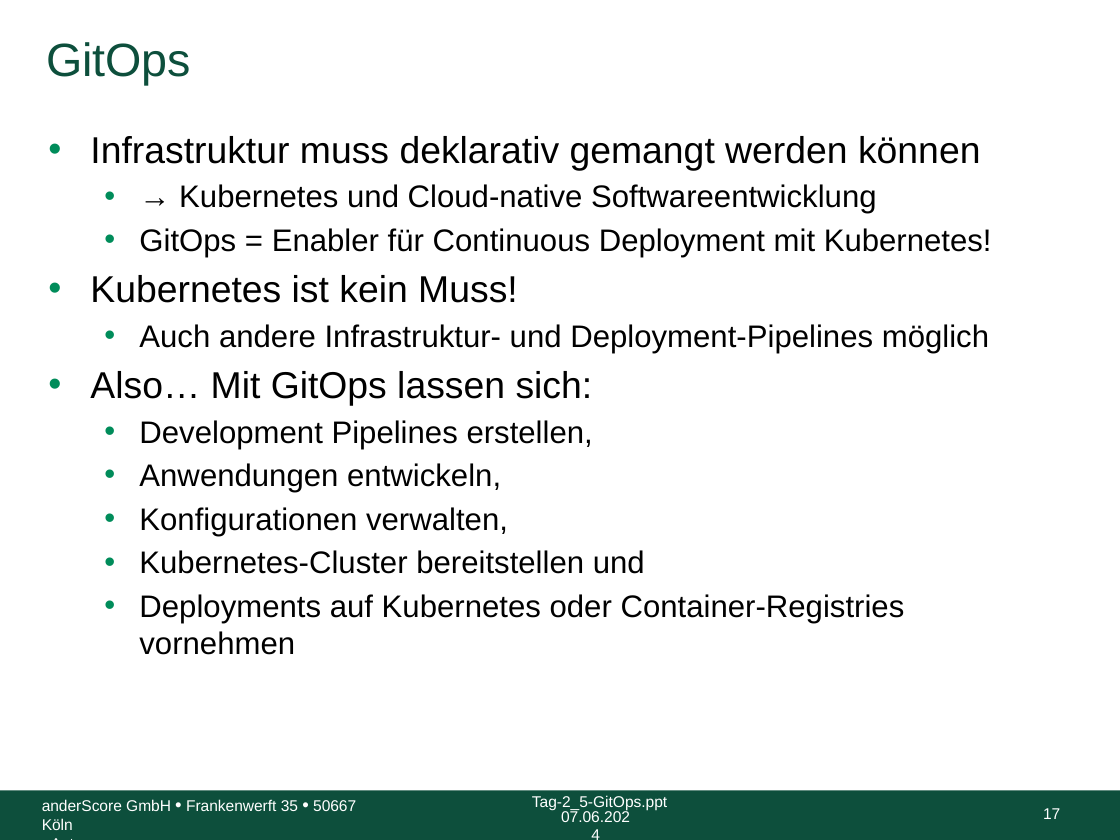
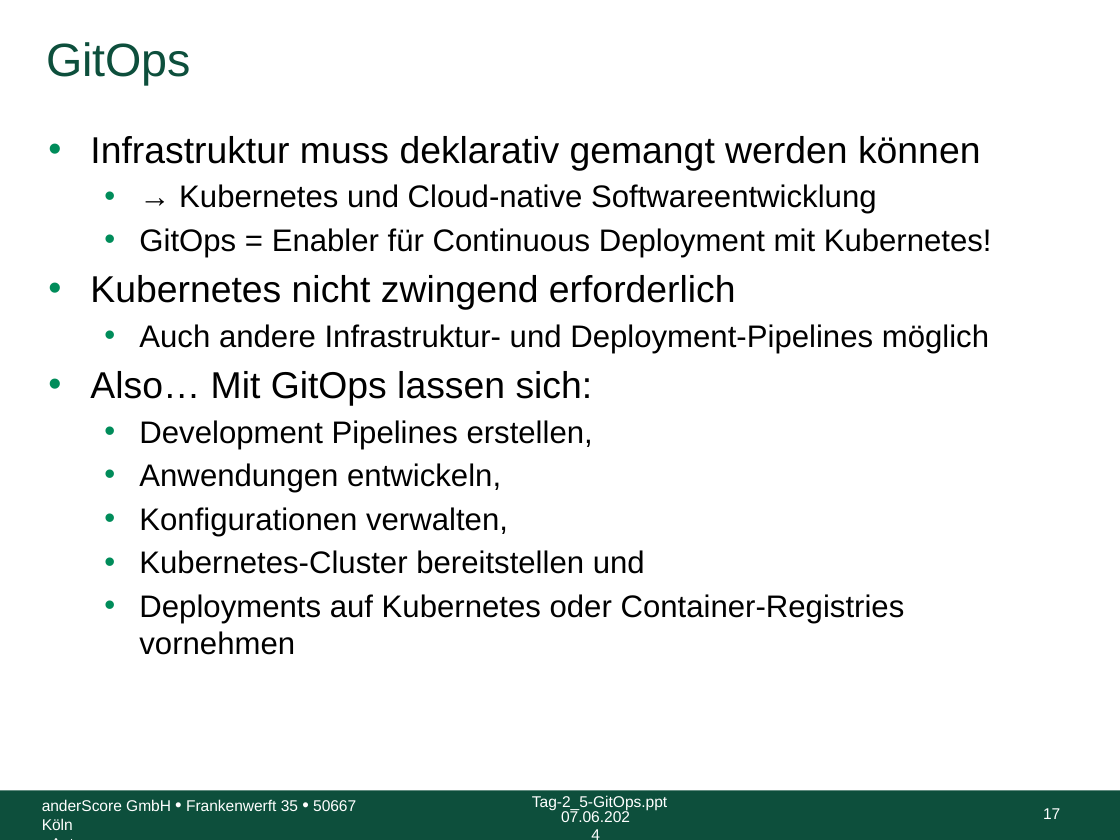
Before and after one commit to anderscore-gmbh/gitlab, a slide deck: slide 17 of slides/Tag-3_1-GitOps.pptx. Drawn at 1120x840 pixels with LibreOffice and Linux fonts; fonts in the diff are those of the drawing; background and template pictures are left out. Boxes give left, top, right and bottom in pixels: in the first picture for what was removed or moved away, otherwise in the second. Text is boxed around its words. In the diff, an @@ line names an element or a change of style, - is before the commit and + after.

Commit message:
Fix typo

```diff
--- a/slides/Tag-3_1-GitOps.pptx
+++ b/slides/Tag-3_1-GitOps.pptx
@@ text at (90, 275, 736, 310): text changed @@
-• Kubernetes ist kein Muss!
+• Kubernetes nicht zwingend erforderlich
```
Also in this commit, not shown: 2 other slides changed.
